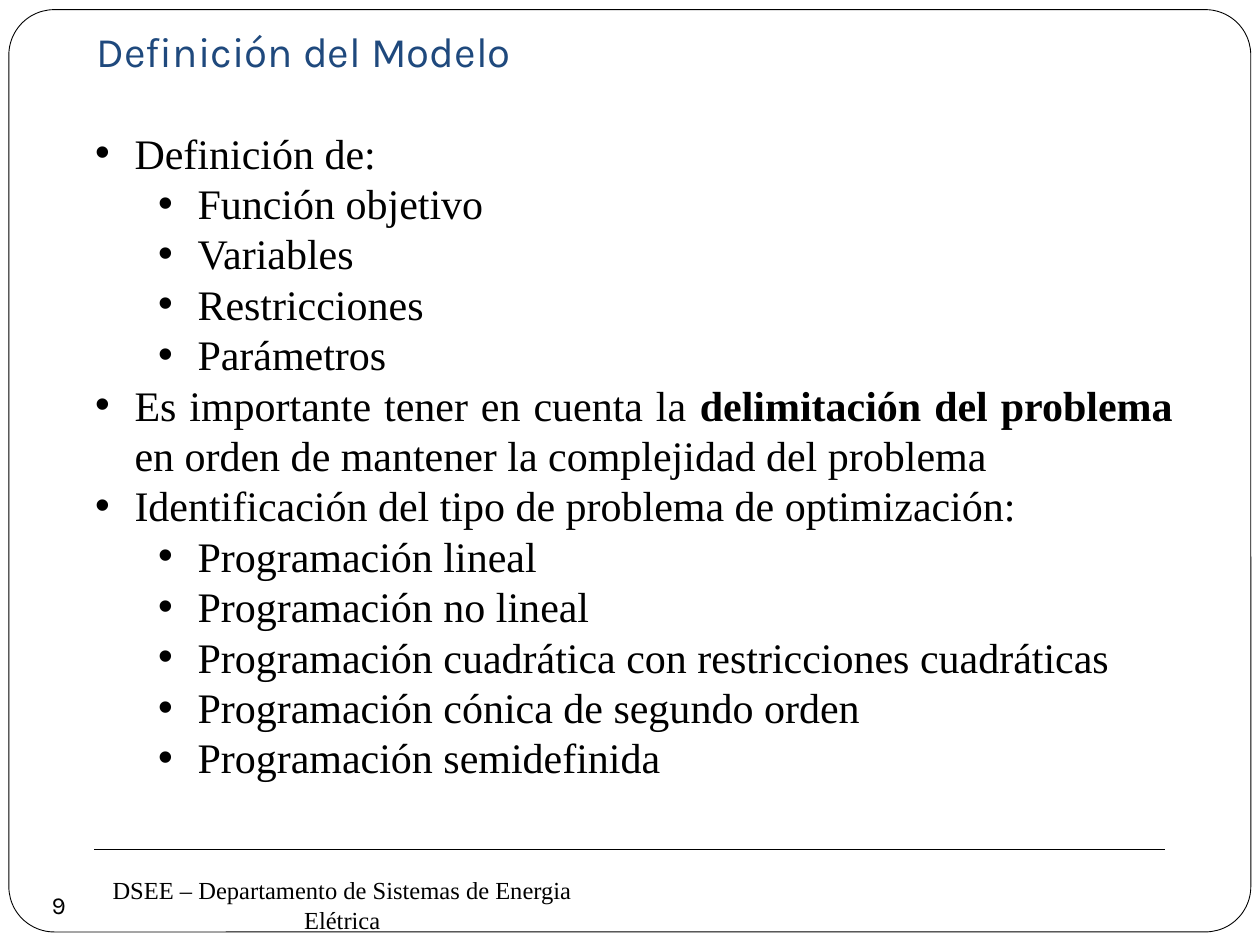
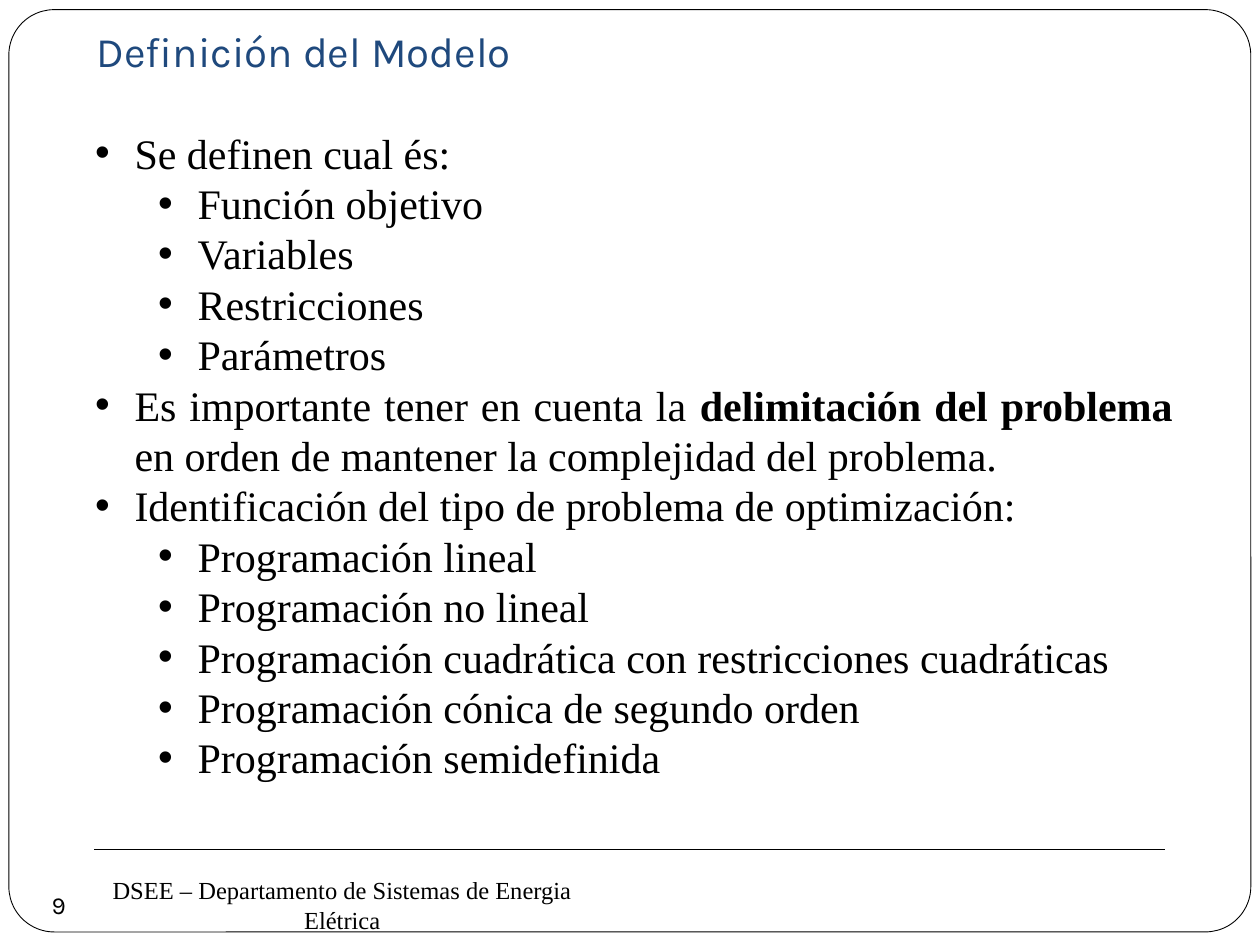
Before and after one commit to erikfilias/Power-Systems-Optimization-using-Julia-Language, a slide deck: slide 9 of 1. Lectures/Introducción a la Optimización aplicada a Sistemas de Energía Eléctrica/Dia 1/2. Modelamiento & Optimización.pptx. Drawn at 1260x945 pixels with LibreOffice and Linux fonts; fonts in the diff are those of the drawing; background and template pictures are left out. Boxes give left, top, right and bottom in pixels: in the first picture for what was removed or moved away, otherwise in the second. Text is boxed around its words. In the diff, an @@ line names an element or a change of style, - is before the commit and + after.

```diff
--- a/1. Lectures/Introducción a la Optimización aplicada a Sistemas de Energía Eléctrica/Dia 1/2. Modelamiento & Optimización.pptx
+++ b/1. Lectures/Introducción a la Optimización aplicada a Sistemas de Energía Eléctrica/Dia 1/2. Modelamiento & Optimización.pptx
@@ text at box(135, 139, 451, 170): text changed @@
-• Definición de:
+• Se definen cual és:
@@ text at box(135, 391, 1173, 480): text changed @@
-• Es importante tener en cuenta la delimitación del problema en orden de mantener la complejidad del problema
+• Es importante tener en cuenta la delimitación del problema en orden de mantener la complejidad del problema.
```
Also in this commit, not shown: 9 other slides changed, 17 slides added.
